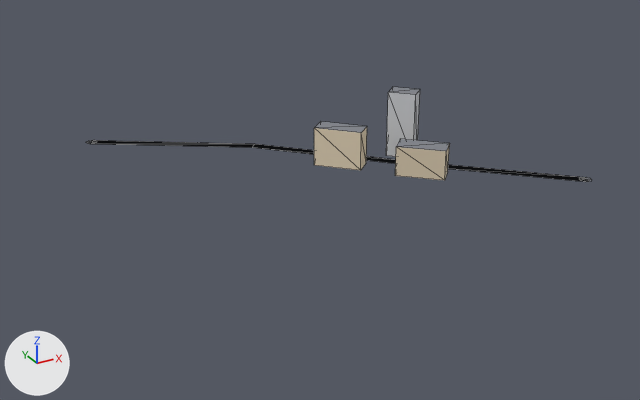
One commit to the glTF model apps/client/public/cities/moscow_synth/tiles/1_-4.glb: the scene before it, then after it.
Camera for both pictures: a 50 mm camera at (168.0, 384.0, 221.0) aimed at (424.0, 850.0, -13.0). Every picture has the same lights, and +X, +Y and +Z are marked at lower left. The picture after the commit comes second. Mesh edges are drawn as thin lines. Vertices at exactly the same position are counted once.
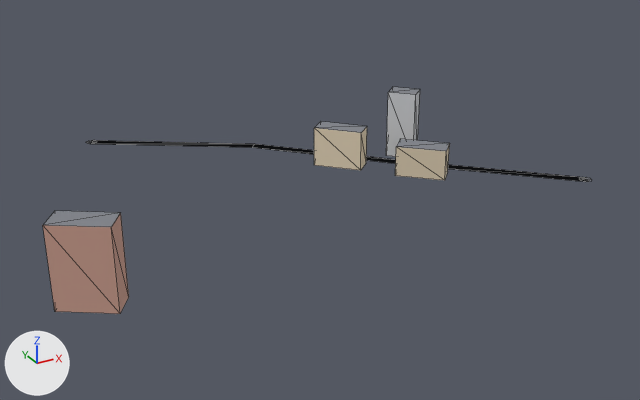
The newer file is also turned or shifted as a whole; pictures and numbers use the older file's frame.

What differs and where, as boxes (x1, y1, x2, y2) in the pictures (640 x 400 px):
'Mesh_0', reshaped (8% wider, 138% taller): before (86, 87, 592, 182); after (43, 87, 592, 314)
part 1 of me_mesh_0, added (brown): after (43, 211, 129, 314)

Edits to the bpy script that builds the scene:
```text
Change me_mesh_0:
    used by ob_mesh_0; location = (0.0, 0.0, 0.0)
    remove me_mesh_0.from_pydata(...)  # 54 vertices, 56 faces; spans x 311.0..582.0, y 767.0..1001.0, z 0.0..46.0
    add me_mesh_0.from_pydata(...)  # 62 vertices, 66 faces; spans x 234.0..582.0, y 753.0..1001.0, z 0.0..46.0
    me_mesh_0 part 1
    8 vertices are added at x 234.0..270.0, y 753.0..784.0, z 0.0..46.0
    8 new faces join them, mat_facade
    2 new faces join them, mat_roof
```
